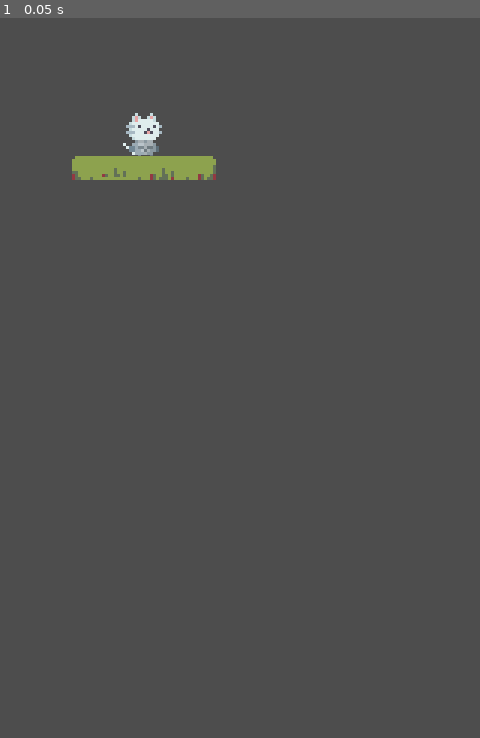
Above: before the commit, frame 1.
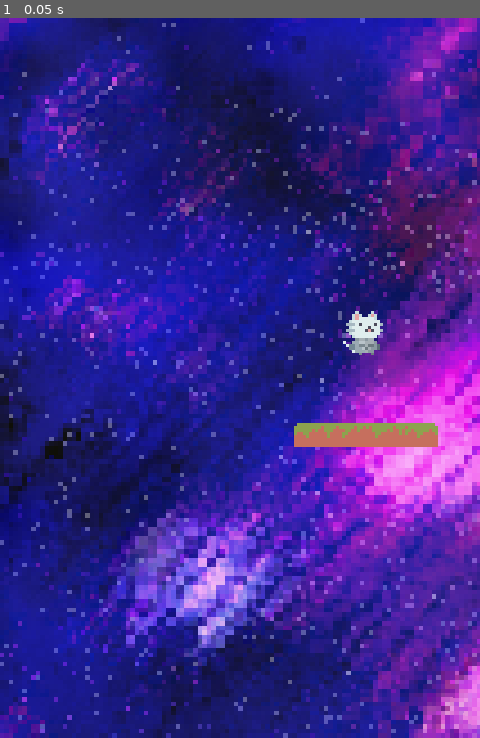
Above: after the commit, the same moment.

Repository: evedoessth/platformer_game
Game: Godot game, scene res://game_screen.tscn
Same seed, same stepped clock (60 frames per second), same inputs: the game is played once before the commit and once after it. The project has no main scene, so this scene is started directly.
Inputs:
- Up to frame 1 (0.05 s): no input

The runs differ from the first frame. In frame 1, 100% of the frame differs, in the area x 0-100%, y 0-100%.

Commit message:
feat: added sprites

Diff:
--- a/game_screen.tscn
+++ b/game_screen.tscn
@@ -1,12 +1,23 @@
-[gd_scene load_steps=3 format=3 uid="uid://b1w7prv1psp0u"]
+[gd_scene load_steps=4 format=3 uid="uid://b1w7prv1psp0u"]
 
 [ext_resource type="PackedScene" uid="uid://d4gwusj2me4o2" path="res://player.tscn" id="1_28raq"]
 [ext_resource type="PackedScene" uid="uid://dw5ht1f4tie3a" path="res://platform.tscn" id="2_gpl02"]
+[ext_resource type="Texture2D" uid="uid://dpj3qhesfd7tn" path="res://assets/galaxy_dull.png" id="3_h4ddn"]
 
 [node name="GameScreen" type="Node2D"]
 
 [node name="Player" parent="." instance=ExtResource("1_28raq")]
-position = Vector2(64, 45)
+position = Vector2(243, 209)
 
 [node name="Platform" parent="." instance=ExtResource("2_gpl02")]
-position = Vector2(96, 108)
+position = Vector2(244, 278)
+
+[node name="ParallaxBackground" type="ParallaxBackground" parent="."]
+
+[node name="ParallaxLayer" type="ParallaxLayer" parent="ParallaxBackground"]
+motion_mirroring = Vector2(480, 720)
+
+[node name="TextureRect" type="TextureRect" parent="ParallaxBackground/ParallaxLayer"]
+offset_right = 40.0
+offset_bottom = 40.0
+texture = ExtResource("3_h4ddn")
--- a/platform.tscn
+++ b/platform.tscn
@@ -3,7 +3,7 @@
 [ext_resource type="Texture2D" uid="uid://dkusyvvx5one8" path="res://assets/Platform_thin.png" id="1_6ohso"]
 
 [sub_resource type="RectangleShape2D" id="RectangleShape2D_1adsr"]
-size = Vector2(192, 64)
+size = Vector2(96, 6)
 
 [node name="Platform" type="StaticBody2D"]
 
@@ -12,6 +12,7 @@
 texture = ExtResource("1_6ohso")
 
 [node name="CollisionShape2D" type="CollisionShape2D" parent="."]
+position = Vector2(0, -5)
 shape = SubResource("RectangleShape2D_1adsr")
 one_way_collision = true
 one_way_collision_margin = 0.0
--- a/player.tscn
+++ b/player.tscn
@@ -5,5 +5,4 @@
 [node name="Player" type="CharacterBody2D"]
 
 [node name="Sprite2D" type="Sprite2D" parent="."]
-position = Vector2(32, 32)
 texture = ExtResource("1_cerdf")
Binary file changed: assets/Platform.png
Binary file changed: assets/Platform_thin.png
Binary file added: assets/galaxy_dull.png
Not shown, added: assets/galaxy_dull.png.import
Binary file added: assets/sr265baa9ee8772-export.png
Not shown, added: assets/sr265baa9ee8772-export.png.import
Binary file added: assets/sr265baa9ee8772.png
Not shown, added: assets/sr265baa9ee8772.png.import
